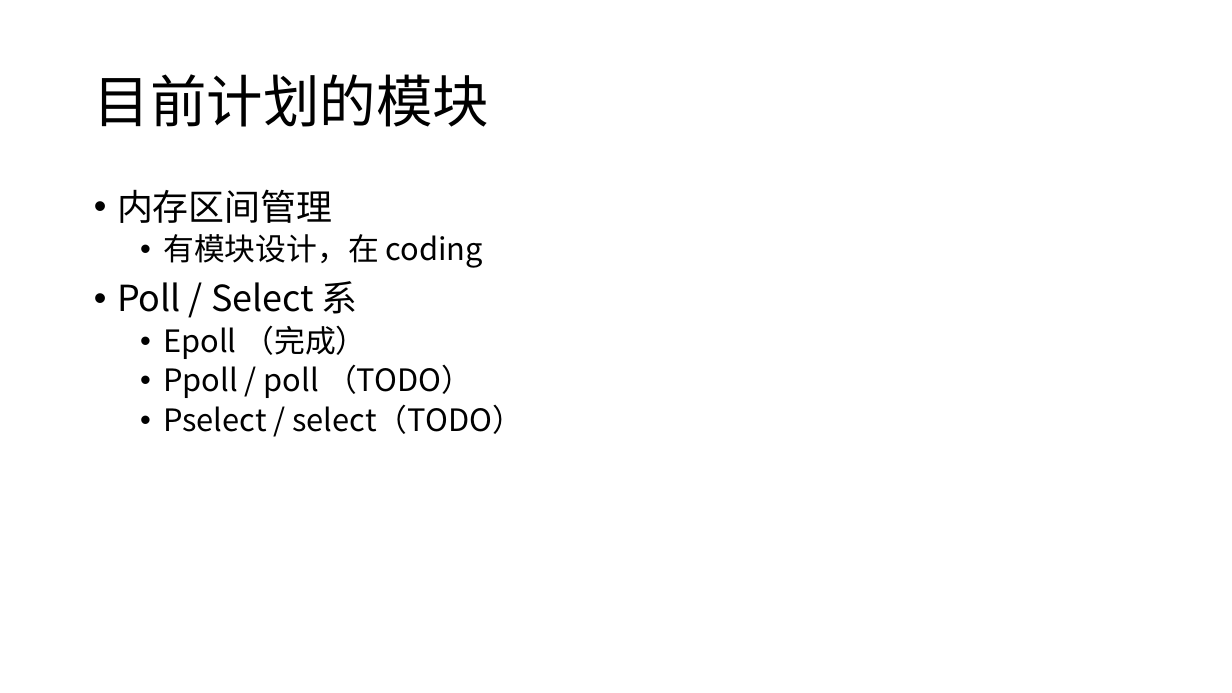
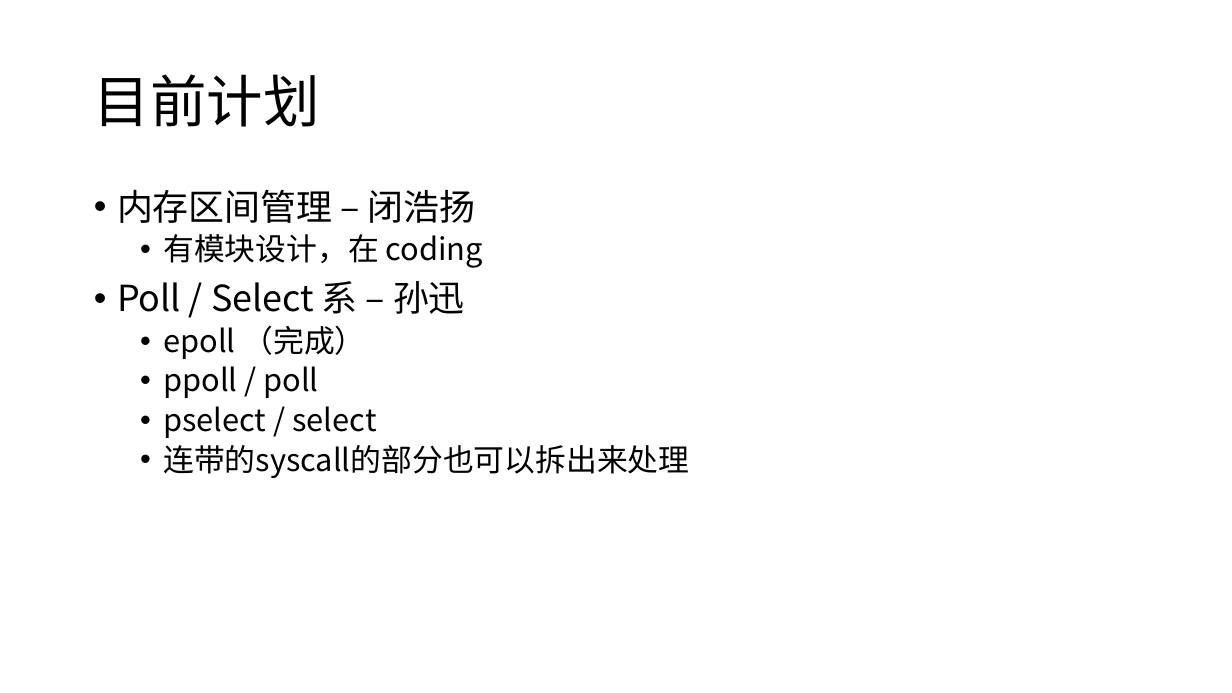
Before and after one commit to scPointer/maturin, a slide deck: slide 3 of repo/1013.pptx. Drawn at 1232x693 pixels with LibreOffice and Linux fonts; fonts in the diff are those of the drawing. Boxes give left, top, right and bottom in pixels: in the first picture for what was removed or moved away, otherwise in the second. Text is boxed around its words. In the diff, an @@ line names an element or a change of style, - is before the commit and + after.

Commit message:
add repo

```diff
--- a/repo/1013.pptx
+++ b/repo/1013.pptx
@@ title at (94,74,320,127): text changed @@
-目前计划的模块
+目前计划
@@ text at (117,189,476,223): text changed @@
-• 内存区间管理
+• 内存区间管理 – 闭浩扬
@@ text at (117,281,689,478): text changed @@
-• Poll / Select 系
-  • Epoll （完成）
-  • Ppoll / poll （TODO）
-  • Pselect / select（TODO）
+• Poll / Select 系 – 孙迅
+  • epoll （完成）
+  • ppoll / poll
+  • pselect / select
+  • 连带的syscall的部分也可以拆出来处理
```
